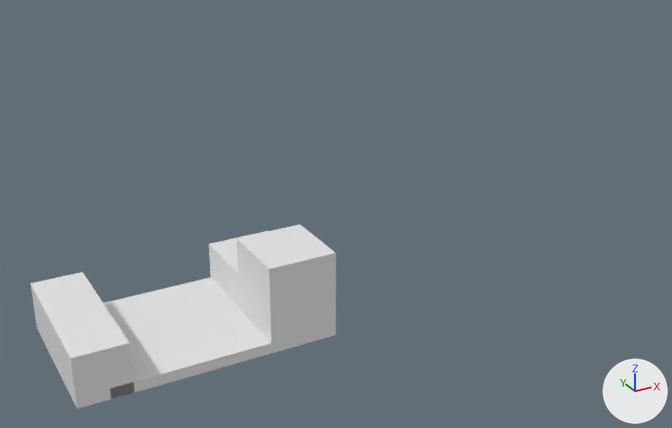
An edit to the glTF model src/objects/level2.glb, drawn before and after from the same camera.
One viewpoint serves both versions: a camera (50 mm lens) standing at (-24.8, -84.0, 46.3) and looking at (19.9, -2.6, 5.7). The axes (+X, +Y, +Z) are drawn at lower right. The lights are the same throughout. Where no turn or scale is listed for an object, it has been applied to the vertices.
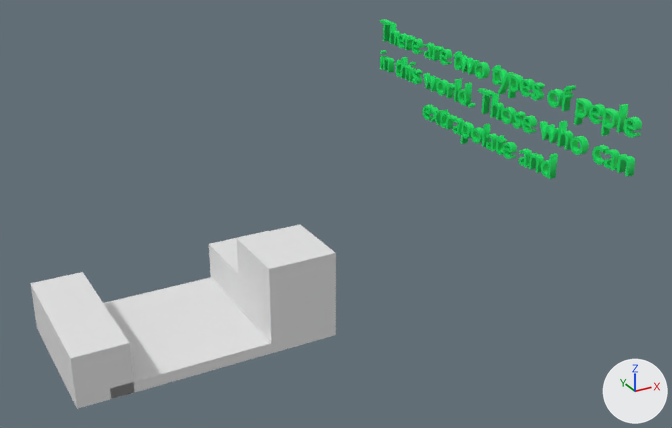
Commit message: added text to levels

Changed parts and their boxes (x1, y1, x2, y2) in the pictures (672 x 428 px):
'Text_X', added (green)
    after: (380, 19, 642, 179)

The change, as a diff of the scene's bpy script:
```diff
--- a/src/objects/level2.glb.py
+++ b/src/objects/level2.glb.py
@@ mat_material @@
+mat_material = principled_material('Material')
+mat_material.base_color = (0.0, 0.8, 0.126)  # green #00e763
@@ me_text @@
+me_text.from_pydata(...)  # 9026 vertices, 17908 faces; spans x -0.4..0.4, y -10.5..36.8, z 5.2..16.9
+me_text.materials.append(mat_material)  # green #00e763
@@ ob_text_x @@
+ob_text_x = bpy.data.objects.new('Text_X', me_text)
+ob_text_x.location = (41.8, -12.74, 2.83)
```
